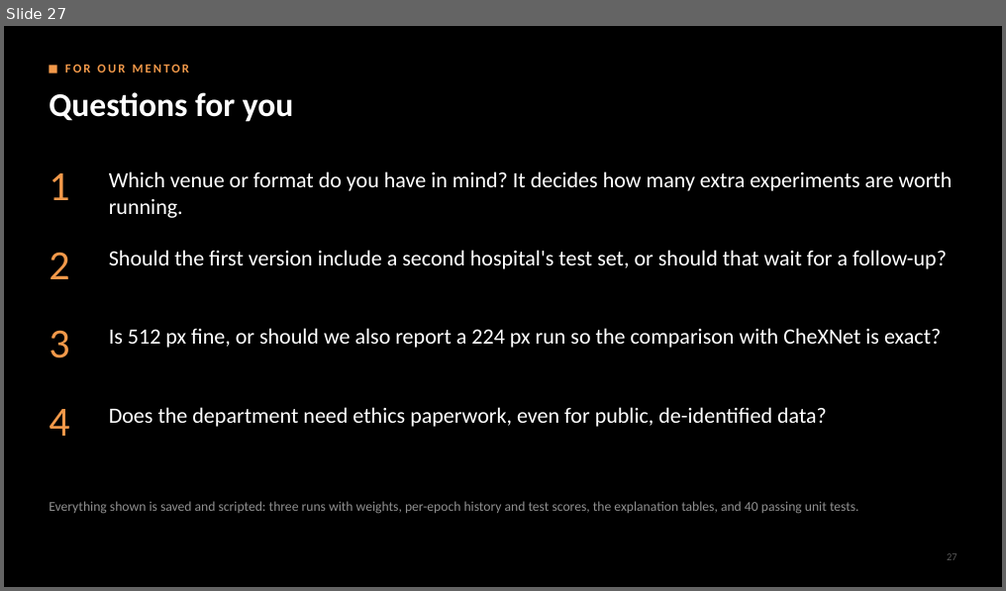
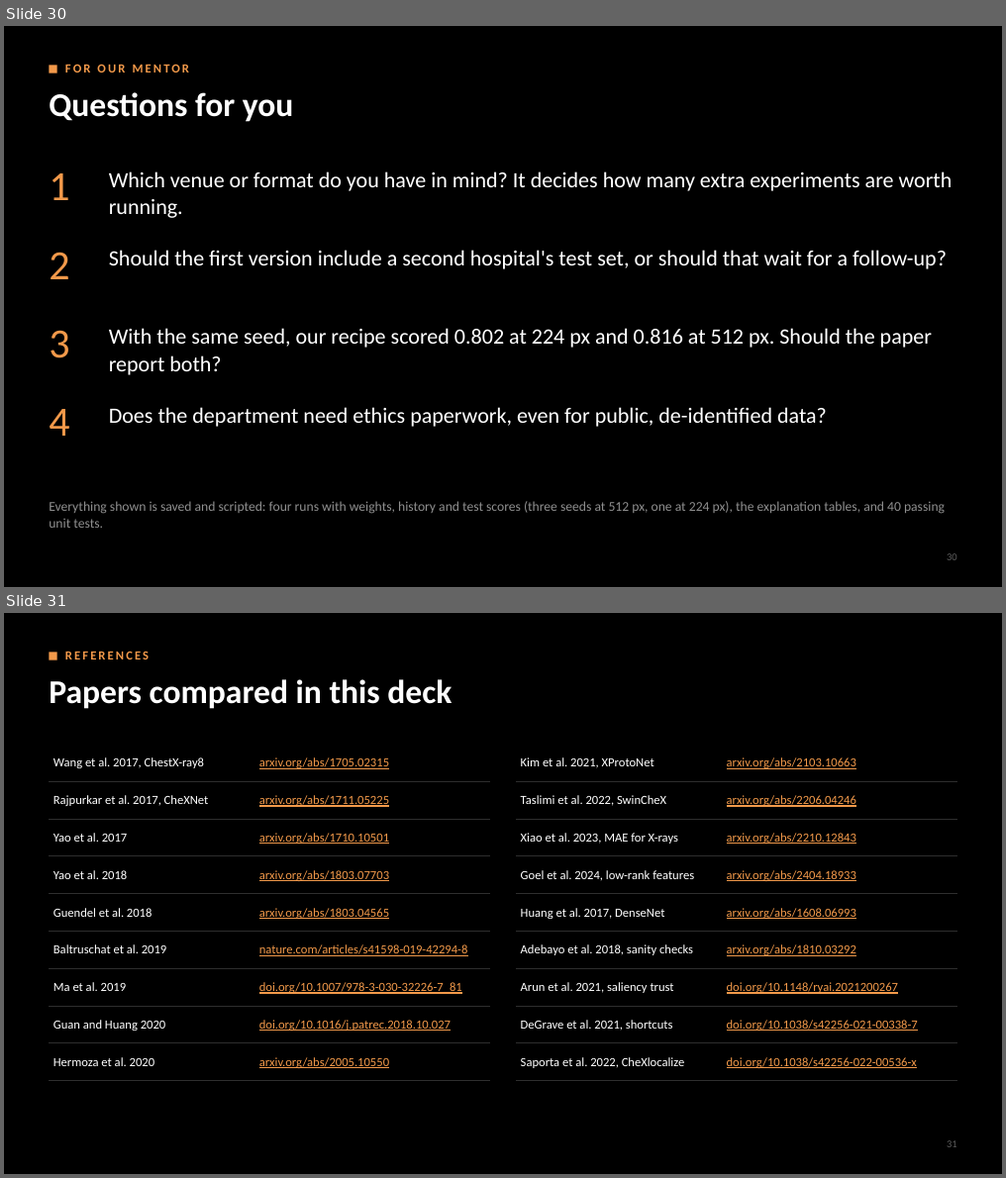
Before and after one commit to NightRaven-0/CNN, a slide deck: presentation/first_review.pptx. Shown one above the other, each under a label of ours: slide 27 before the commit, slides 30 and 31 after it. The pictures are 1006x591 and 1006x1178 pixels, drawn with LibreOffice and Linux fonts; fonts in the diff are those of the drawing. Boxes give left, top, right and bottom in pixels: in the first picture for what was removed or moved away, otherwise in the second. Text is boxed around its words. In the diff, an @@ line names an element or a change of style, - is before the commit and + after.

Commit message:
upadted references

```diff
--- a/presentation/first_review.pptx
+++ b/presentation/first_review.pptx
@@ slide 31 added at <box>4,613,1002,1174</box>, background #000000 @@
@@ rectangle added at <box>49,652,57,661</box>, fill #F2994A @@
@@ text added at <box>65,651,149,660</box>, 12 pt, text #F2994A, bold @@
+REFERENCES
@@ text added at <box>49,679,451,709</box>, 32 pt, text #FFFFFF, bold @@
+Papers compared in this deck
@@ table added at <box>49,744,490,1081</box>, 9 rows, 2 columns @@
+Wang et al. 2017, ChestX-ray8 | arxiv.org/abs/1705.02315
+Rajpurkar et al. 2017, CheXNet | arxiv.org/abs/1711.05225
+Yao et al. 2017 | arxiv.org/abs/1710.10501
+Yao et al. 2018 | arxiv.org/abs/1803.07703
+Guendel et al. 2018 | arxiv.org/abs/1803.04565
+Baltruschat et al. 2019 | nature.com/articles/s41598-019-42294-8
+Ma et al. 2019 | doi.org/10.1007/978-3-030-32226-7_81
+Guan and Huang 2020 | doi.org/10.1016/j.patrec.2018.10.027
+Hermoza et al. 2020 | arxiv.org/abs/2005.10550
@@ table added at <box>516,744,957,1081</box>, 9 rows, 2 columns @@
+Kim et al. 2021, XProtoNet | arxiv.org/abs/2103.10663
+Taslimi et al. 2022, SwinCheX | arxiv.org/abs/2206.04246
+Xiao et al. 2023, MAE for X-rays | arxiv.org/abs/2210.12843
+Goel et al. 2024, low-rank features | arxiv.org/abs/2404.18933
+Huang et al. 2017, DenseNet | arxiv.org/abs/1608.06993
+Adebayo et al. 2018, sanity checks | arxiv.org/abs/1810.03292
+Arun et al. 2021, saliency trust | doi.org/10.1148/ryai.2021200267
+DeGrave et al. 2021, shortcuts | doi.org/10.1038/s42256-021-00338-7
+Saporta et al. 2022, CheXlocalize | doi.org/10.1038/s42256-022-00536-x
@@ text added at <box>946,1141,957,1148</box>, 10 pt, text #5C5C5C @@
+31
@@ what was slide 27 is now slide 30 @@
@@ slide 30 changed as well @@
@@ text at <box>109,328,932,375</box>: text changed @@
-Is 512 px fine, or should we also report a 224 px run so the comparison with CheXNet is exact?
+With the same seed, our recipe scored 0.802 at 224 px and 0.816 at 512 px. Should the paper report both?
@@ text at <box>49,501,944,528</box>: text changed @@
-Everything shown is saved and scripted: three runs with weights, per-epoch history and test scores, the explanation tables, and 40 passing unit tests.
+Everything shown is saved and scripted: four runs with weights, history and test scores (three seeds at 512 px, one at 224 px), the explanation tables, and 40 passing unit tests.
@@ text at <box>946,554,957,561</box>: text changed @@
-27
+30
```
Also in this commit, not shown: 15 other slides changed, 3 other slides added, 8 other files.
